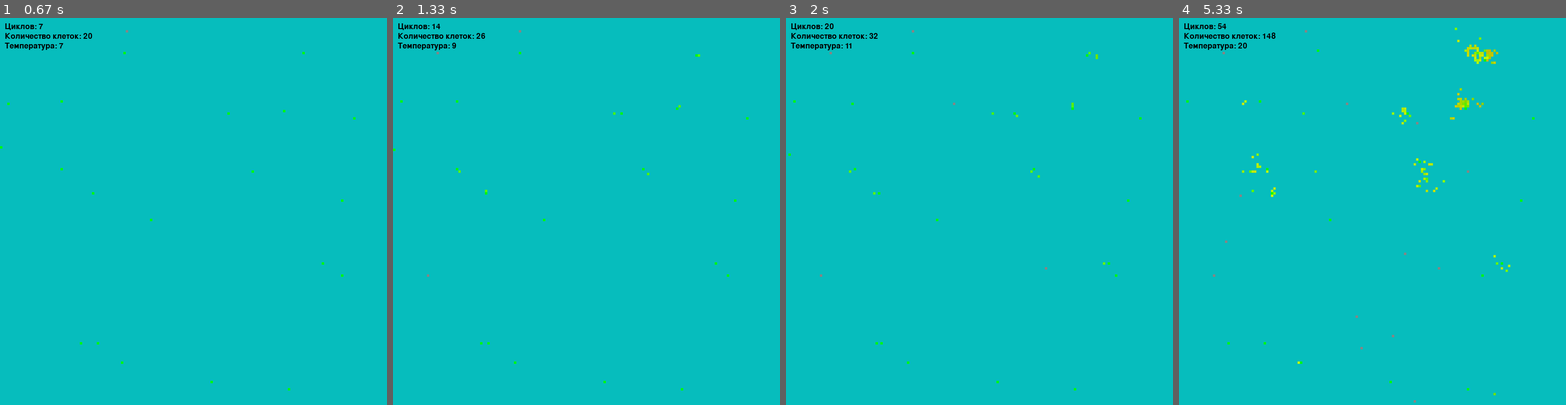
Above: before the commit, frames 1-4 (left to right).
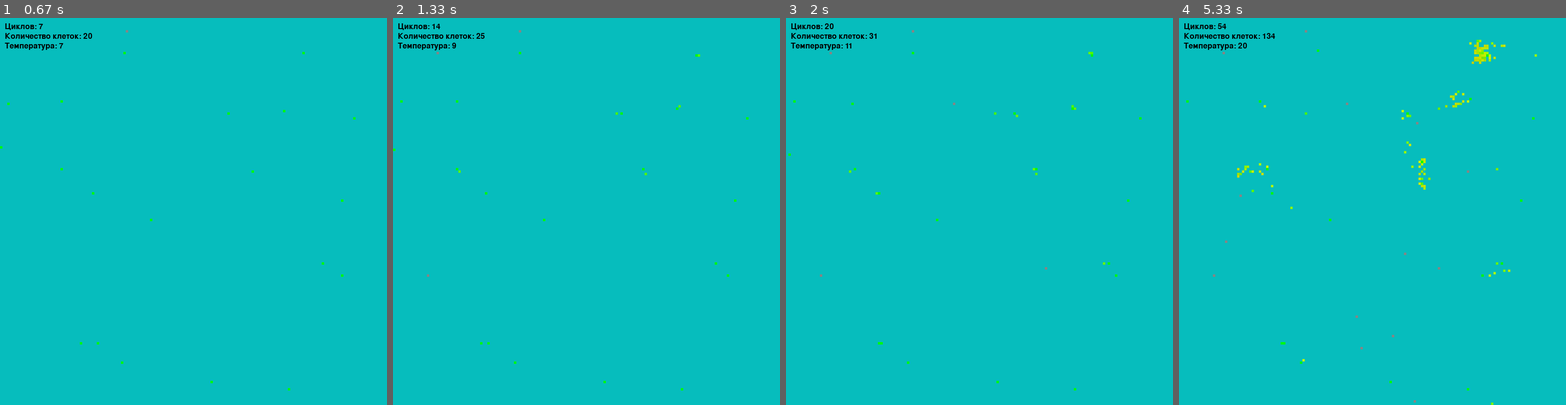
Above: after the commit, the same moments.

Repository: PilotOfAsuka/CellLabPython
Game: pygame game, started from BotsPython.py
Same seed, same stepped clock (60 frames per second), same inputs: the game is played once before the commit and once after it.
Inputs:
- Up to frame 1 (0.67 s): no input
- Up to frame 2 (1.33 s): no input
- Up to frame 3 (2 s): no input
- Up to frame 4 (5.33 s): no input

Frame 1 is identical in both runs. In frame 2, less than 0.1% of the frame differs, in the area x 22-67%, y 3-45%; in frame 3, less than 0.1%; in frame 4, 0.8%, in the area x 12-93%, y 2-100%.

Commit message:
Update BotsPython.py

Diff:
--- a/BotsPython.py
+++ b/BotsPython.py
@@ -107,22 +107,22 @@
 
         # Проверяем, свободна ли новая позиция
         if (new_x, new_y) not in occupied_positions:
-            # Обновляем позиции в словаре
-            del occupied_positions[(x, y)]
-            occupied_positions[(new_x, new_y)] = self
+            # Удаляем старую позицию из множества занятых позиций
+            occupied_positions.remove((x, y))
             self.position = new_x, new_y
+            # Добавляем новую позицию в множество занятых позиций
+            occupied_positions.add((new_x, new_y))
+
             # Проверяем наличие еды и обновляем уровень энергии
             if (new_x, new_y) in food_positions:
+                food_positions.remove((new_x, new_y))
                 self.food += 1
                 self.food = min(self.food, self.MAX_ENERGY)  # Ограничиваем максимальное количество энергии
                 print("Поглотил еду")
-                food_positions.remove((new_x, new_y))
-            dir_index = (self.ptr + 2) % len(self.genome)
-            self.ptr = (self.ptr + self.genome[dir_index]) % len(self.genome)
-
-        else:
-            dir_index = (self.ptr + 3) % len(self.genome)
-            self.ptr = (self.ptr + self.genome[dir_index]) % len(self.genome)
+
+        dir_index = (self.ptr + 2) % len(self.genome)
+        self.ptr = (self.ptr + self.genome[dir_index]) % len(self.genome)
+
 
 
         # функция поворота (НЕреализованно)
@@ -271,23 +271,29 @@
 
     # Фильтрация ботов с энергией >= 0
     bots = [bot for bot in bots if bot.food >= 0]
+    for bot in bots:
+        if bot.food < 0:
+            occupied_positions.remove(bot.position)  # Удаляем позицию умершего бота
 
     # Обновление словаря занятых позиций после удаления ботов
-    occupied_positions = {(bot.position[0], bot.position[1]): bot for bot in bots}
+    occupied_positions = set((bot.position[0], bot.position[1]) for bot in bots)
+
 
     # Обновляем состояние каждого бота и фильтруем тех, кто может размножаться
     # Генератор для активных ботов, которые могут двигаться и размножаться
     active_bots = (bot for bot in bots if bot.food >= 0 and bot.is_space_to_reproduce(occupied_positions))
+    bots_ready_for_reproduction = [bot for bot in bots if bot.food > 1000 and bot.is_space_to_reproduce(occupied_positions)]
 
     for bot in active_bots:
         bot.execute_genome(occupied_positions, food_positions)
 
         # Если бот готов к размножению, пытаемся создать нового бота
-        if bot.food > 1000:
-            new_bot = bot.reproduce(occupied_positions)
-            if new_bot:
-                new_bots.append(new_bot)
-                occupied_positions[new_bot.position] = new_bot
+    for bot in bots_ready_for_reproduction:
+        new_bot = bot.reproduce(occupied_positions)
+        if new_bot:
+            new_bots.append(new_bot)
+            occupied_positions.add(new_bot.position)  # Добавляем позицию нового бота
+
 
     # Случайное появление еды
     if random.random() < 0.3:  # 30% вероятность
